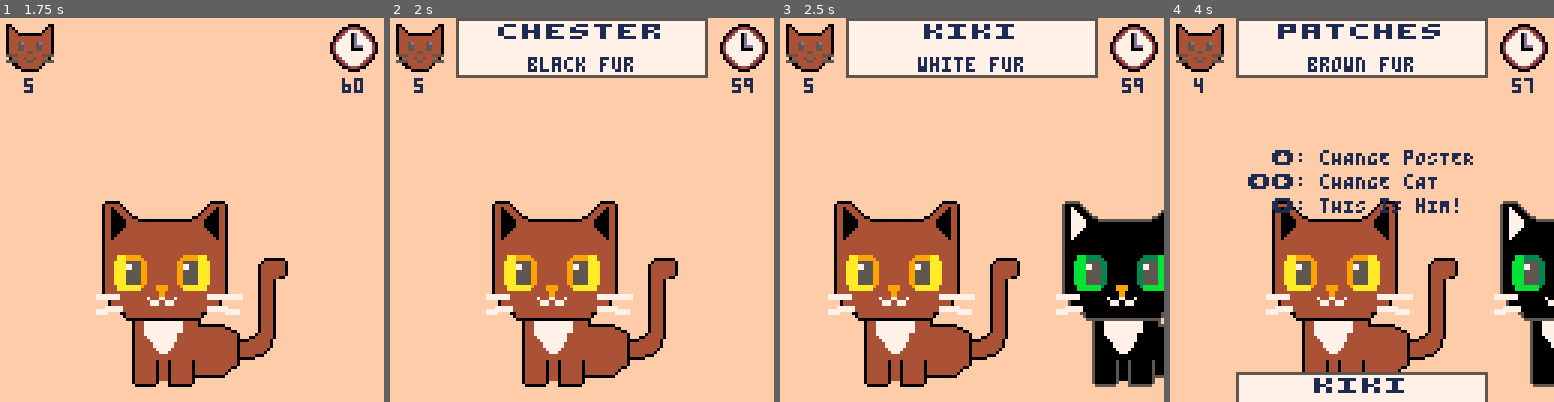
Above: before the commit, frames 1-4 (left to right).
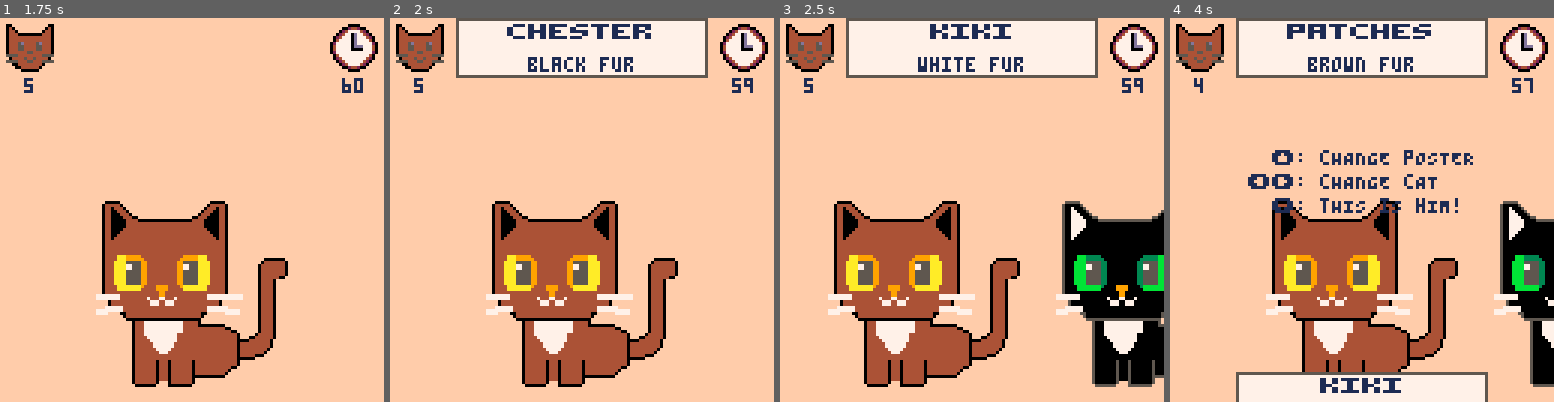
Above: after the commit, the same moments.

Repository: pcal43/pico8-papurrs-please
Game: PICO-8 cartridge pico8-home/carts/lost-cats.p8
The game is run twice, just before and just after one commit, with the same random seed, the same clock (stepped at 60 frames per second) and the same inputs.
Inputs:
- Up to frame 1 (1.75 s): tap X (X key) at 0.33, 1.07 s; tap O (Z key) at 0.7, 1.7 s; hold Right from 1.6 s (still down)
- Up to frame 2 (2 s): keep holding Right; tap X (X key) at 1.85 s
- Up to frame 3 (2.5 s): release Right at 2.1 s; tap O (Z key) at 2.1 s; hold Up 2.15-2.42 s; hold Right from 2.47 s (still down)
- Up to frame 4 (4 s): tap O (Z key) every 0.4 s from 2.5 to 3.7 s; tap X (X key) at 2.97 s; release Right at 3.03 s; hold Left 3.08-3.58 s; hold Down 3.63-3.97 s

Frame 1 is identical in both runs. In frame 2, 0.7% of the frame differs, in the area x 28-71%, y 1-6%; in frame 3, 0.3%; in frame 4, 1.1%, in the area x 28-71%, y 1-98%.

Commit message:
checkpoint

Diff:
--- a/pico8-home/carts/src/Global.lua
+++ b/pico8-home/carts/src/Global.lua
@@ -134,20 +134,28 @@
     -- Print each line centered
     for i = 1, #lines do
         local line = lines[i]
-        local charWidth = 4  -- default 4 pixels per character
-        local textLength = #line
-
-        -- Check if line starts with wide text control character (chr(23))
+
+        -- Check if line starts with wide text control character
         if sub(line, 1, 1) == chr(6) and sub(line, 2, 2) == "w" then
-            charWidth = 8  -- wide characters are 8 pixels
-            textLength = textLength - 2  -- exclude control character from width calculation
+            -- Wide text: print each character separately with 7 pixel spacing
+            local textLength = #line - 2  -- exclude control characters
+            local totalWidth = textLength * 7
+            local startX = x - totalWidth / 2
+            local lineY = y + (8 * (i - 1))
+
+            -- Print each character individually
+            for j = 3, #line do  -- start after the control characters
+                local ch = "\^w"..sub(line, j, j)
+                local charX = startX + (j - 3) * 7
+                print(ch, charX, lineY, color or WHITE)
+            end
+        else
+            -- Normal text: 4 pixels per character
+            local w = #line * 4
+            local lineX = x - w / 2
+            local lineY = y + (8 * (i - 1))
+            print(line, lineX, lineY, color or WHITE)
         end
-
-
-        local w = textLength * charWidth
-        local lineX = x - w / 2
-        local lineY = y + (8 * (i - 1))
-        print(line, lineX, lineY, color or WHITE)
     end
 end
 
